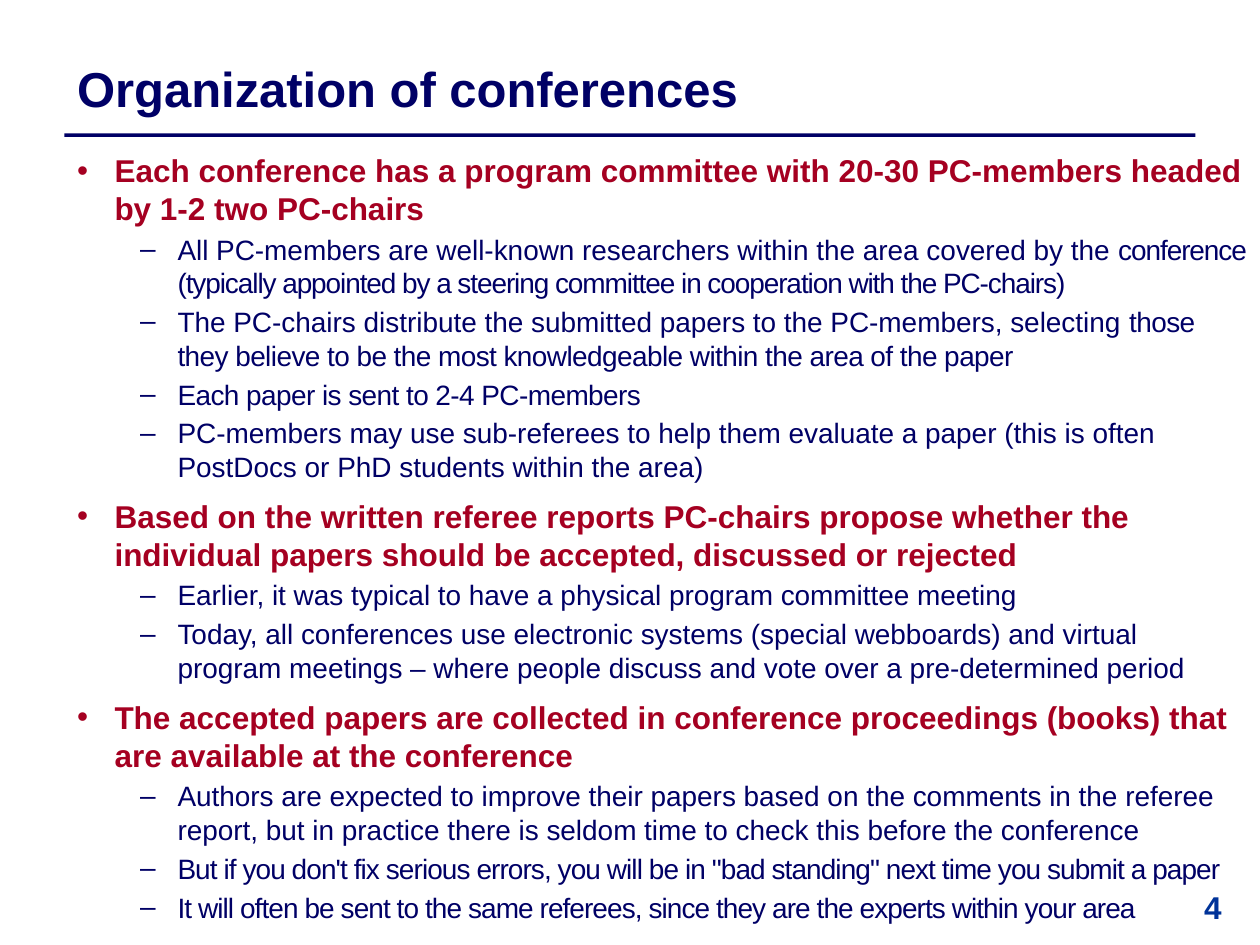
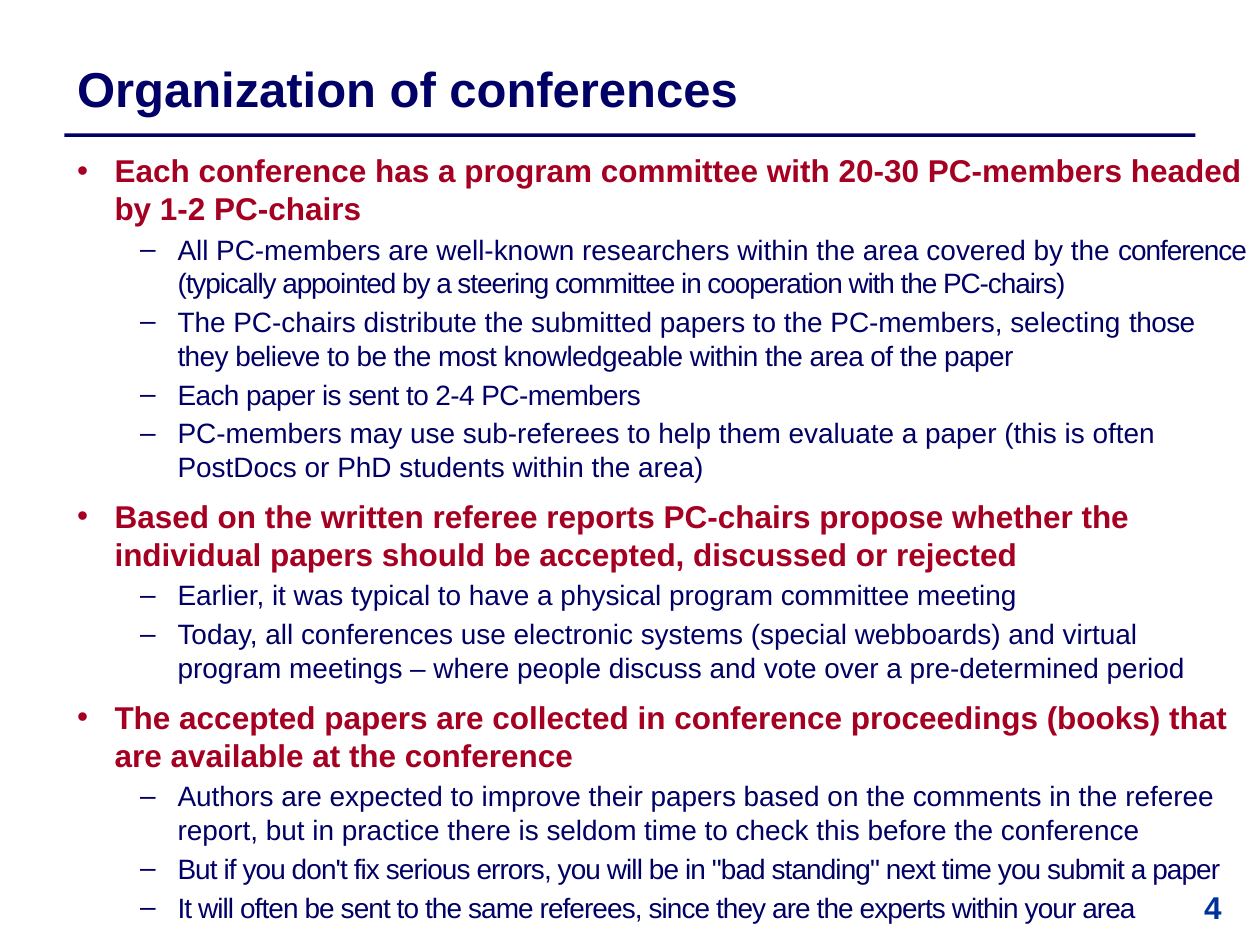
Before and after one commit to IntProgAU/Materiale, a slide deck: slide 4 of web/b24/3 Publication Traditions.pptx. Drawn at 1260x945 pixels with LibreOffice and Linux fonts; fonts in the diff are those of the drawing. Boxes give left, top, right and bottom in pixels: in the first picture for what was removed or moved away, otherwise in the second. Text is boxed around its words. In the diff, an @@ line names an element or a change of style, - is before the commit and + after.

```diff
--- a/web/b24/3 Publication Traditions.pptx
+++ b/web/b24/3 Publication Traditions.pptx
@@ text at bbox=[115, 159, 1241, 226]: text changed @@
-  • Each conference has a program committee with 20-30 PC-members headed
-    by 1-2 two PC-chairs
+  • Each conference has a program committee with 20-30 PC-members headed
+    by 1-2 PC-chairs
```
Also in this commit, not shown: 4 other slides changed.
